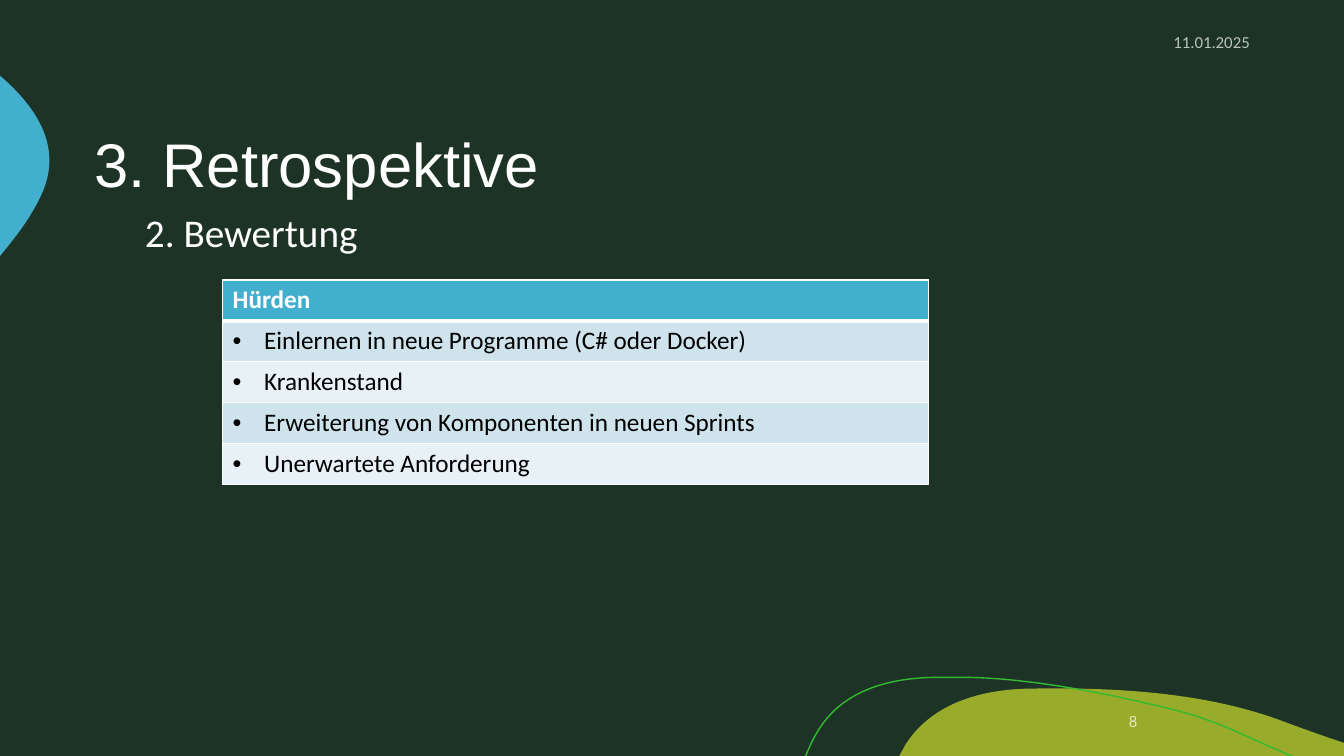
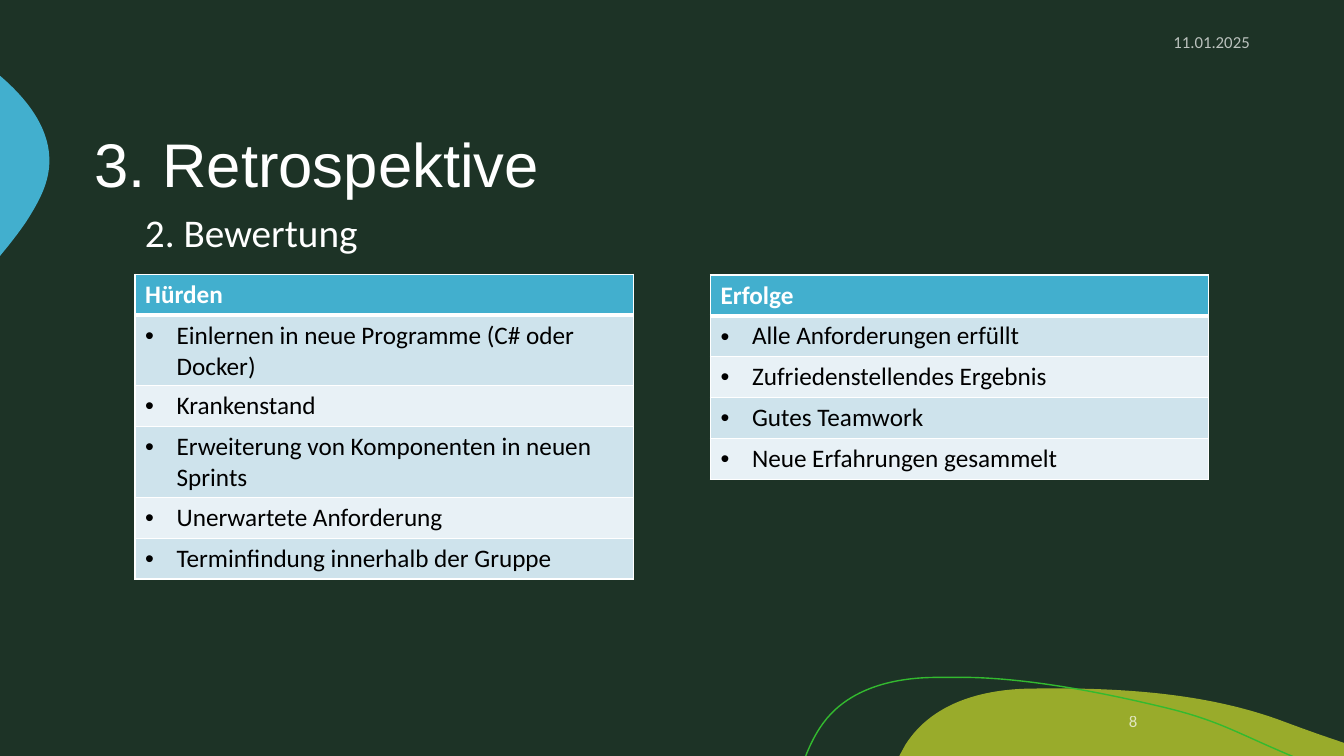
Before and after one commit to zIExpantion/ZumGelbenBach, a slide deck: slide 8 of Dokumente/Sprint-Backlog/Sprint-Backlog3.pptx. Drawn at 1344x756 pixels with LibreOffice and Linux fonts; fonts in the diff are those of the drawing; background and template pictures are left out. Boxes give left, top, right and bottom in pixels: in the first picture for what was removed or moved away, otherwise in the second. Text is boxed around its words. In the diff, an @@ line names an element or a change of style, - is before the commit and + after.

```diff
--- a/Dokumente/Sprint-Backlog/Sprint-Backlog3.pptx
+++ b/Dokumente/Sprint-Backlog/Sprint-Backlog3.pptx
@@ table at (135,274,633,579) @@
+row 6: Terminfindung innerhalb der Gruppe
@@ table: place and size @@
-table at (223,280,929,485)
+table at (135,274,633,579)
@@ table added at (711,275,1209,480), 5 rows, 1 columns @@
+Erfolge
+Alle Anforderungen erfüllt
+Zufriedenstellendes Ergebnis
+Gutes Teamwork
+Neue Erfahrungen gesammelt
```
Also in this commit, not shown: 5 other slides changed, 3 slides removed.
